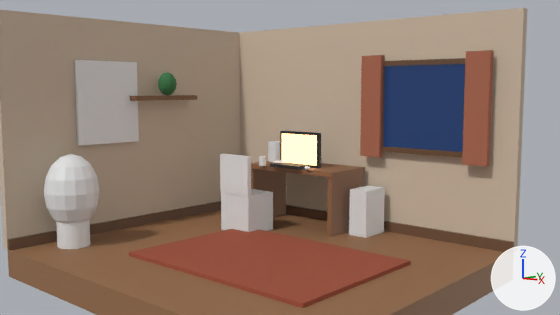
Before and after pictures for a commit that changed the Blender file Blender/Cozy Computer Room/cozy-computer-room.blend.
Both versions are drawn from the file's camera 'Camera_Hero'. Every picture has the same lights, and +X, +Y and +Z are marked at lower right. The older version comes first.

The first picture shows 'Chair_Back', 'Chair_Seat', 'Cube', 'Curtain_Left', 'Curtain_Right', 'Desk_Lamp_Shade', 'PC_Tower', 'Plant_Leaves', 'Plant_Pot', 'Room_BackWall', 'Room_BaseboardBack', 'Room_BaseboardLeft', 'Room_Floor', 'Room_LeftWall', 'Wall_Art', 'Window_Glass' and 12 more.
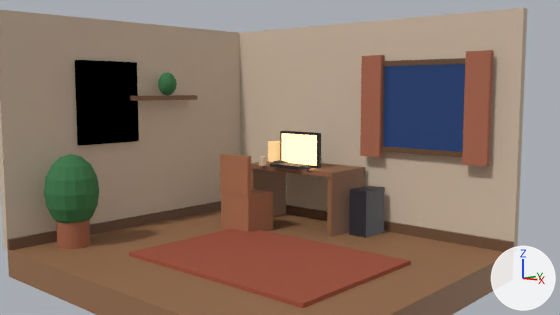
Pixel boxes (x1, y1, x2, y2) of what changed, in the pictures (560 x 315 px):
'Wall_Art', recoloured (darker)
    both: (75, 60, 139, 146)
'Plant_Leaves', recoloured (white to dark green)
    both: (44, 154, 99, 223)
'Chair_Seat', recoloured (white to brown)
    both: (221, 189, 273, 232)
'PC_Tower', recoloured (white to dark grey)
    both: (349, 186, 385, 238)
'Chair_Back', recoloured (white to brown)
    both: (220, 154, 251, 196)
'Plant_Pot', recoloured (white to brown)
    both: (56, 219, 91, 249)
'Desk_Lamp_Shade', recoloured (white to beige)
    both: (268, 141, 280, 162)

The change, as a list of edits to the scene's bpy script:
```text
Add mat_leaves_green_material:
    mat_leaves_green_material = principled_material('Leaves_Green_Material')
    mat_leaves_green_material.base_color = (0.04, 0.18, 0.06)  # dark green #387645
    mat_leaves_green_material.roughness = 0.85
Add mat_pot_terracotta_material:
    mat_pot_terracotta_material = principled_material('Pot_Terracotta_Material')
    mat_pot_terracotta_material.base_color = (0.35, 0.12, 0.06)  # brown #a06145
    mat_pot_terracotta_material.roughness = 0.8
Add mat_art_rust_material:
    mat_art_rust_material = principled_material('Art_Rust_Material')
    mat_art_rust_material.base_color = (0.4, 0.1, 0.05)  # brown #aa593f
    mat_art_rust_material.roughness = 0.85
Add mat_lamp_warm_material:
    mat_lamp_warm_material = principled_material('Lamp_Warm_Material')
    mat_lamp_warm_material.base_color = (0.85, 0.6, 0.3)  # beige #edcb95
    mat_lamp_warm_material.roughness = 0.6
    mat_lamp_warm_material.emission_color = (1.0, 0.6, 0.25)  # beige #ffcb89
    mat_lamp_warm_material.emission_strength = 0.5
Add mat_chair_fabric_material:
    mat_chair_fabric_material = principled_material('Chair_Fabric_Material')
    mat_chair_fabric_material.base_color = (0.4, 0.16, 0.08)  # brown #aa6f50
    mat_chair_fabric_material.roughness = 0.95
Add mat_pc_dark_material:
    mat_pc_dark_material = principled_material('PC_Dark_Material')
    mat_pc_dark_material.base_color = (0.03, 0.03, 0.04)  # dark grey #303038
    mat_pc_dark_material.metallic = 0.2
Change me_pc_tower_mesh:
    where me_pc_tower_mesh.from_pydata(...)  # 8 vertices, 6 faces; spans x -1.0..1.0, y -1.0..1.0, z -1.0..1.0
    add me_pc_tower_mesh.materials.append(mat_pc_dark_material)  # dark grey #303038
Change me_chair_seat_mesh:
    where me_chair_seat_mesh.from_pydata(...)  # 8 vertices, 6 faces; spans x -1.0..1.0, y -1.0..1.0, z -1.0..1.0
    add me_chair_seat_mesh.materials.append(mat_chair_fabric_material)  # brown #aa6f50
Change me_chair_back_mesh:
    where me_chair_back_mesh.from_pydata(...)  # 8 vertices, 6 faces; spans x -1.0..1.0, y -1.0..1.0, z -1.0..1.0
    add me_chair_back_mesh.materials.append(mat_chair_fabric_material)  # brown #aa6f50
Change me_desk_lamp_shade_mesh:
    where me_desk_lamp_shade_mesh.from_pydata(...)  # 64 vertices, 34 faces; spans x -1.0..1.0, y -1.0..1.0, z -1.0..1.0
    add me_desk_lamp_shade_mesh.materials.append(mat_lamp_warm_material)  # beige #edcb95, glowing beige #ffcb89
Change me_wall_art_mesh:
    where me_wall_art_mesh.from_pydata(...)  # 8 vertices, 6 faces; spans x -1.0..1.0, y -1.0..1.0, z -1.0..1.0
    add me_wall_art_mesh.materials.append(mat_art_rust_material)  # brown #aa593f
Change me_plant_pot_mesh:
    where me_plant_pot_mesh.from_pydata(...)  # 64 vertices, 34 faces; spans x -1.0..1.0, y -1.0..1.0, z -1.0..1.0
    add me_plant_pot_mesh.materials.append(mat_pot_terracotta_material)  # brown #a06145
Change me_plant_leaves_mesh:
    where me_plant_leaves_mesh.from_pydata(...)  # 114 vertices, 128 faces; spans x -1.0..1.0, y -1.0..1.0, z -1.0..1.0
    add me_plant_leaves_mesh.materials.append(mat_leaves_green_material)  # dark green #387645
```
